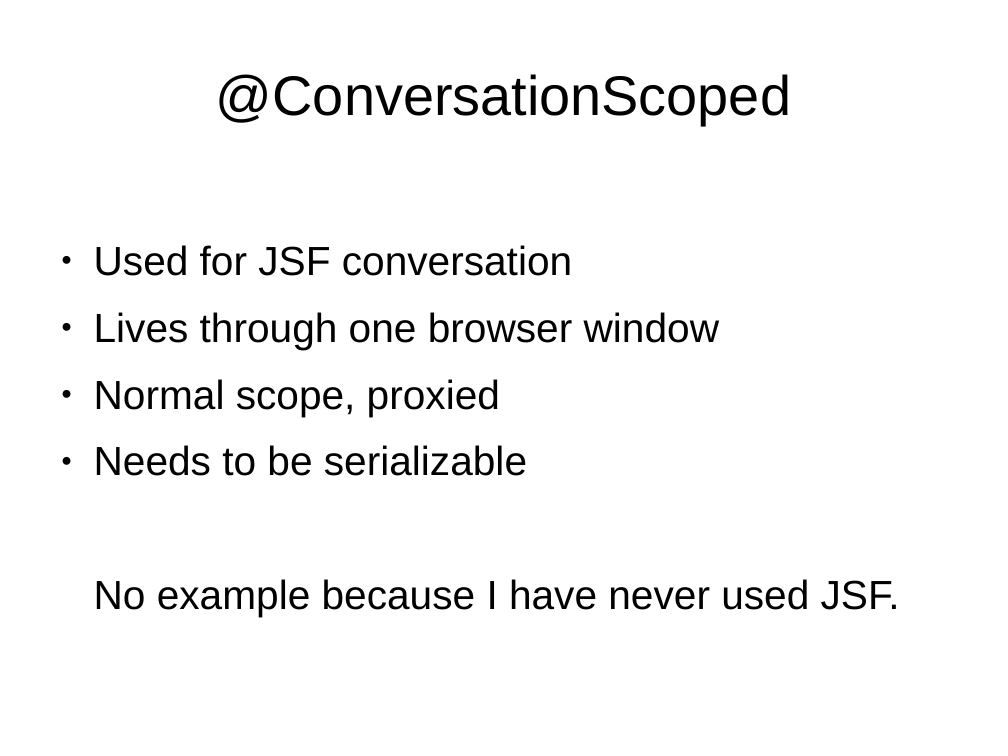
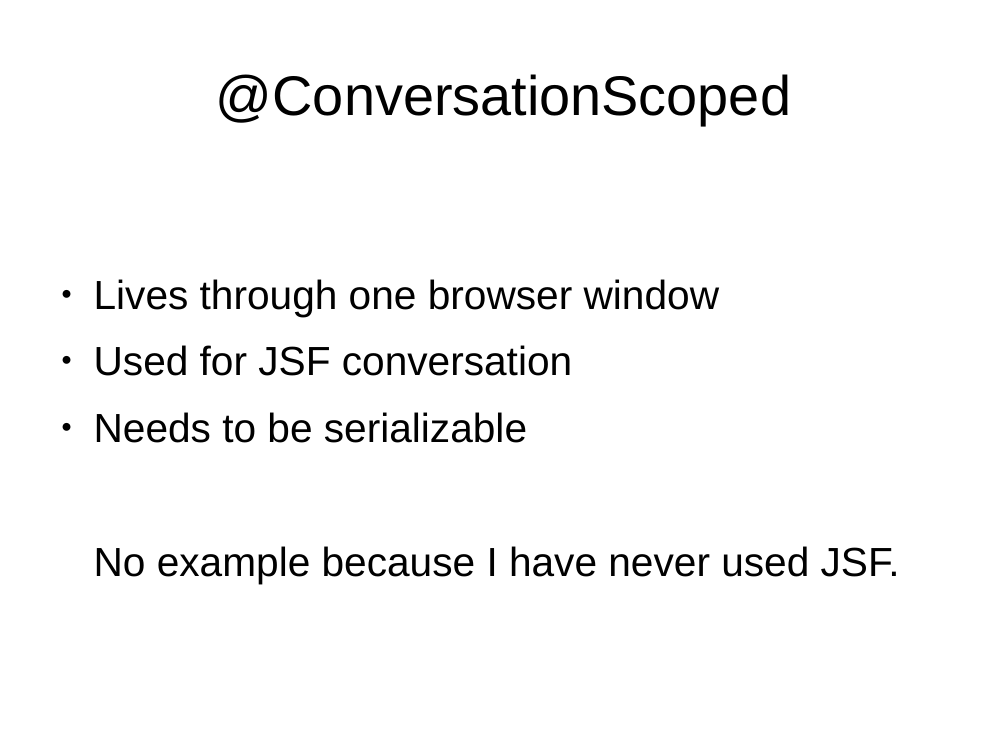
Before and after one commit to FrigoCoder/CDI, a slide deck: slide 77 of CDI.odp (slide 71 before the commit). Drawn at 1008x756 pixels with LibreOffice and Linux fonts; fonts in the diff are those of the drawing. Boxes give left, top, right and bottom in pixels: in the first picture for what was removed or moved away, otherwise in the second. Text is boxed around its words. In the diff, an @@ line names an element or a change of style, - is before the commit and + after.

```diff
--- a/CDI.odp
+++ b/CDI.odp
@@ text at (x1=94, y1=279, x2=719, y2=316): paragraph added @@
+● Lives through one browser window
@@ text at (x1=94, y1=312, x2=719, y2=416): paragraphs removed @@
-● Lives through one browser window
-● Normal scope, proxied
```
Also in this commit, not shown: 5 other slides changed.
